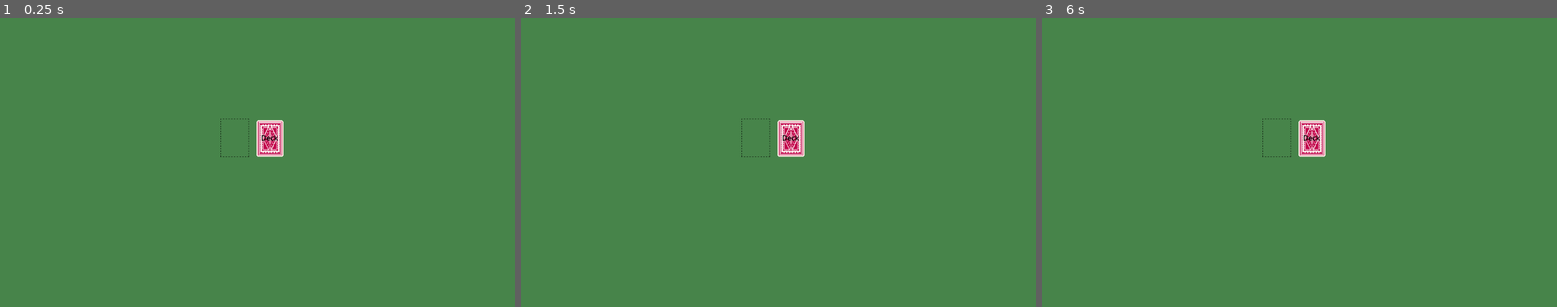
Above: before the commit, frames 1-3 (left to right).
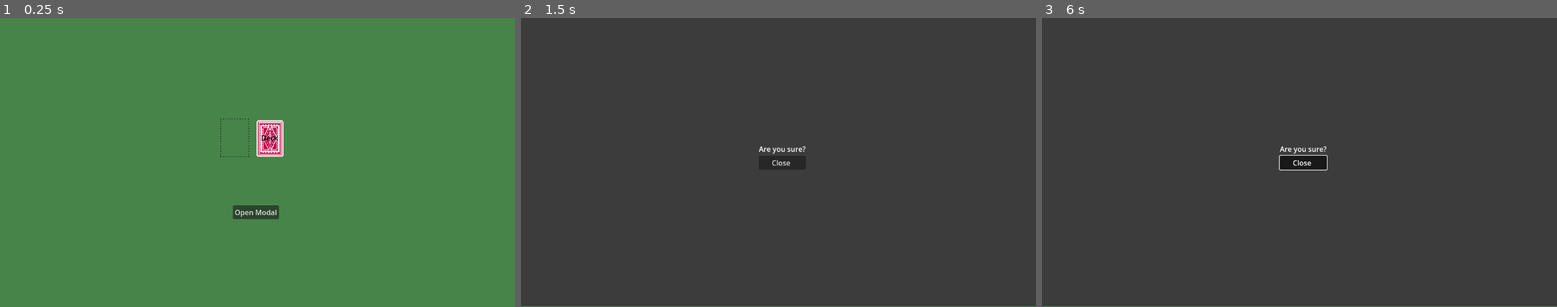
Above: after the commit, the same moments.

Repository: nazrinamir/Lucky7-v1.0
Game: Godot game, scene res://Scenes/game.tscn
Same seed, same stepped clock (60 frames per second), same inputs: the game is played once before the commit and once after it.
Inputs (mouse positions are in pixels of both pictures, inside the frame that each line leads up to):
- Up to frame 1 (0.25 s): no input
- Up to frame 2 (1.5 s): click (778, 211) at 0.5 s, where only the run after the commit has a clickable "Open Modal"; tap Enter at 1.25 s; move the mouse to (891, 148) at 1.27 s; hold X (discard_card) from 1.28 s (still down); click (891, 148) at 1.42 s
- Up to frame 3 (6 s): tap Space (draw_card) at 2, 2.1, 3.5, 5 s; move the mouse to (1196, 176) at 2.02 s; release X (discard_card) at 2.03 s; click (1196, 176) at 2.17 s; tap Enter at 2.75, 4.25 s; move the mouse to (1351, 98) at 2.77 s; hold 1 (swap_slot_0) 2.78-3.53 s; click (1351, 98) at 2.92 s; move the mouse to (1273, 220) at 3.52 s; tap 2 (swap_slot_1) at 3.6 s; click (1273, 220) at 3.67 s; move the mouse to (1454, 205) at 4.27 s; hold 3 (swap_slot_2) 4.28-5.03 s; click (1454, 205) at 4.42 s; move the mouse to (1145, 119) at 5.02 s; tap 4 (swap_slot_3) at 5.1 s; click (1145, 119) at 5.17 s; move the mouse to (1325, 162) at 5.77 s; hold X (discard_card) from 5.78 s (still down); click (1325, 162) at 5.92 s

The runs differ from the first frame. In frame 1, 0.4% of the frame differs, in the area x 45-55%, y 64-70%; in frame 2, 100%, in the area x 0-100%, y 0-100%; in frame 3, 100%.

Commit message:
fix: Modal

Diff:
--- /dev/null
+++ b/Scenes/UI/modal.tscn
@@ -0,0 +1,36 @@
+[gd_scene format=3 uid="uid://bivtsima3542k"]
+
+[node name="Modal" type="Control"]
+layout_mode = 3
+anchors_preset = 0
+offset_right = 1154.0
+offset_bottom = 649.0
+
+[node name="ColorRect" type="ColorRect" parent="."]
+layout_mode = 0
+offset_right = 1153.0
+offset_bottom = 646.0
+color = Color(0.233925, 0.233925, 0.233925, 1)
+
+[node name="CenterContainer" type="CenterContainer" parent="ColorRect"]
+layout_mode = 0
+offset_right = 1153.0
+offset_bottom = 644.0
+
+[node name="Panel" type="Panel" parent="ColorRect/CenterContainer"]
+layout_mode = 2
+
+[node name="VBoxContainer" type="VBoxContainer" parent="ColorRect/CenterContainer/Panel"]
+layout_mode = 0
+offset_left = -44.0
+offset_top = -40.0
+offset_right = 40.0
+offset_bottom = 40.0
+
+[node name="Label" type="Label" parent="ColorRect/CenterContainer/Panel/VBoxContainer"]
+layout_mode = 2
+text = "XXXXXX"
+
+[node name="Button" type="Button" parent="ColorRect/CenterContainer/Panel/VBoxContainer"]
+layout_mode = 2
+text = "Close "
--- a/Scenes/game.tscn
+++ b/Scenes/game.tscn
@@ -1,8 +1,11 @@
-[gd_scene load_steps=4 format=3 uid="uid://brf481px7tfve"]
+[gd_scene load_steps=7 format=3 uid="uid://brf481px7tfve"]
 
 [ext_resource type="PackedScene" uid="uid://cmiw60sjohcoi" path="res://Components/deck.tscn" id="1_ebmjs"]
 [ext_resource type="Script" uid="uid://cmq08nfq5pm4n" path="res://Scripts/game.gd" id="1_wrm1d"]
 [ext_resource type="PackedScene" uid="uid://d1lnoxtxy0pgo" path="res://Components/discard_slot.tscn" id="3_wrm1d"]
+[ext_resource type="PackedScene" uid="uid://bivtsima3542k" path="res://Scenes/UI/modal.tscn" id="4_3dryh"]
+[ext_resource type="Script" uid="uid://el1vfo8up0ed" path="res://Scripts/UI Scripts/UI.gd" id="4_i6g32"]
+[ext_resource type="Script" uid="uid://1v4qbbyx6gfg" path="res://Scripts/UI Scripts/modal.gd" id="5_wowpa"]
 
 [node name="Game" type="Node2D"]
 script = ExtResource("1_wrm1d")
@@ -12,16 +15,29 @@
 offset_bottom = 656.0
 color = Color(0.278009, 0.518599, 0.290759, 1)
 
+[node name="Deck" parent="." instance=ExtResource("1_ebmjs")]
+position = Vector2(604, 268)
+
 [node name="DiscardSlot" parent="." instance=ExtResource("3_wrm1d")]
 position = Vector2(525, 269)
 
-[node name="Modal" type="Control" parent="."]
+[node name="CanvasLayer" type="CanvasLayer" parent="."]
+
+[node name="UI" type="Control" parent="CanvasLayer"]
 layout_mode = 3
 anchors_preset = 0
 offset_right = 40.0
 offset_bottom = 40.0
+script = ExtResource("4_i6g32")
 
-[node name="Node2D" type="Node2D" parent="Modal"]
+[node name="Modal" parent="CanvasLayer/UI" instance=ExtResource("4_3dryh")]
+script = ExtResource("5_wowpa")
 
-[node name="Deck" parent="." instance=ExtResource("1_ebmjs")]
-position = Vector2(604, 268)
+[node name="Button" type="Button" parent="CanvasLayer/UI"]
+offset_left = 521.0
+offset_top = 420.0
+offset_right = 624.0
+offset_bottom = 451.0
+text = "Open Modal"
+
+[connection signal="pressed" from="CanvasLayer/UI/Button" to="." method="_on_button_pressed"]
--- /dev/null
+++ b/Scripts/UI Scripts/UI.gd
@@ -0,0 +1,16 @@
+extends Control
+
+@onready var modal = $Modal
+@onready var open_button = $Button
+
+func _ready():
+	open_button.pressed.connect(_on_open_button_pressed)
+
+func _on_open_button_pressed():
+	open_button.visible = false
+	modal.show_modal("Are you sure?")
+	modal.confirmed.connect(_on_modal_confirmed, CONNECT_ONE_SHOT)
+
+func _on_modal_confirmed():
+	open_button.visible = true
+	print("Confirmed!")
--- /dev/null
+++ b/Scripts/UI Scripts/modal.gd
@@ -0,0 +1,18 @@
+extends Control
+
+@onready var label = $ColorRect/CenterContainer/Panel/VBoxContainer/Label
+@onready var close_button = $ColorRect/CenterContainer/Panel/VBoxContainer/Button
+
+signal confirmed
+
+func _ready():
+	visible = false
+	close_button.pressed.connect(_on_close_button_pressed)
+
+func show_modal(message: String):
+	label.text = message
+	visible = true
+
+func _on_close_button_pressed():
+	visible = false
+	confirmed.emit()
--- a/Scripts/game.gd
+++ b/Scripts/game.gd
@@ -132,3 +132,7 @@
 
 	if event.is_action_pressed("swap_slot_3"):
 		swap_with_hand(3)
+
+
+func _on_button_pressed() -> void:
+	pass # Replace with function body.
Not shown, added: Scripts/UI Scripts/UI.gd.uid
Not shown, added: Scripts/UI Scripts/modal.gd.uid
